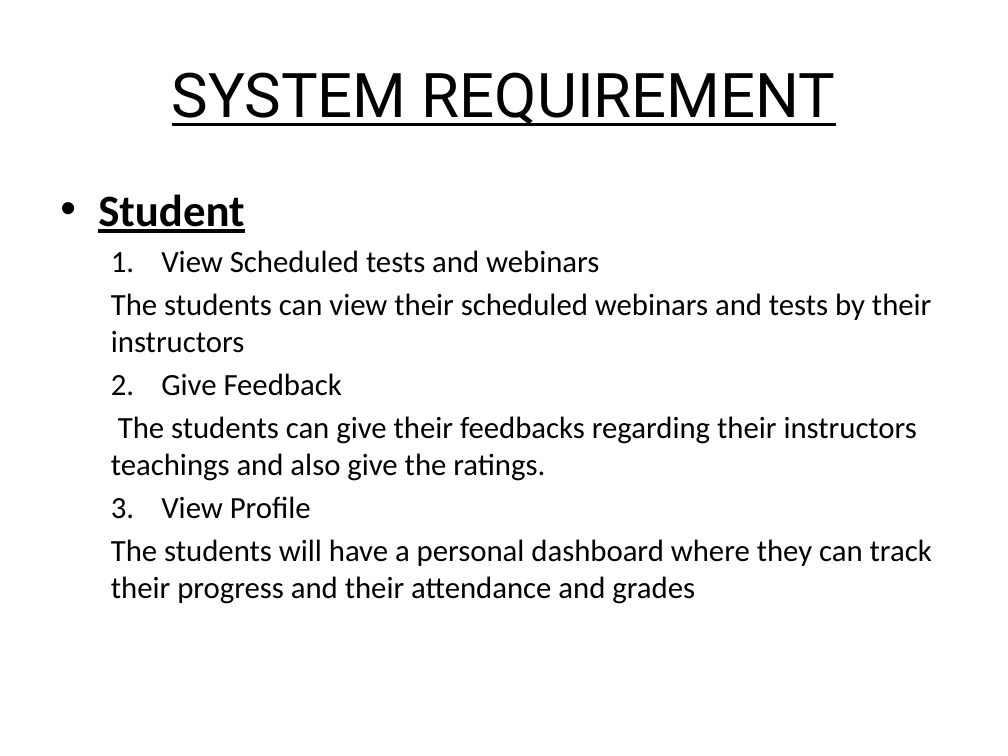
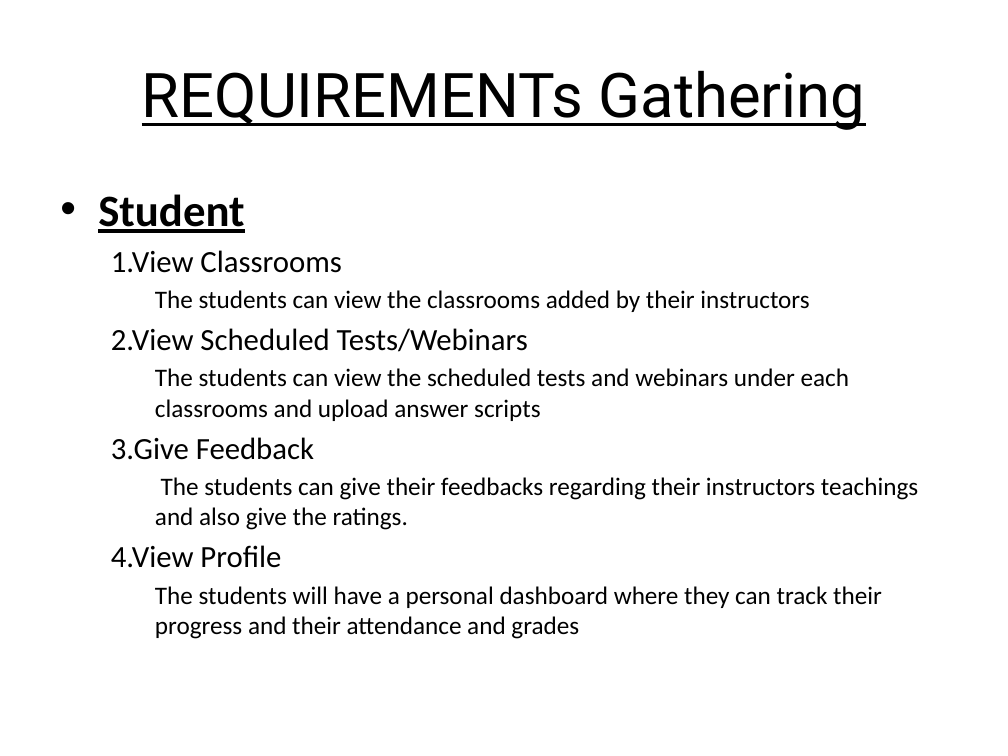
Before and after one commit to Srivathssan-Vijayakumar/SPD_Website, a slide deck: slide 7 of Mentor-Mentee-Portal/SPD Presentation/SPD Presentation.pptx (slide 10 before the commit). Drawn at 1008x756 pixels with LibreOffice and Linux fonts; fonts in the diff are those of the drawing. Boxes give left, top, right and bottom in pixels: in the first picture for what was removed or moved away, otherwise in the second. Text is boxed around its words. In the diff, an @@ line names an element or a change of style, - is before the commit and + after.

```diff
--- a/Mentor-Mentee-Portal/SPD Presentation/SPD Presentation.pptx
+++ b/Mentor-Mentee-Portal/SPD Presentation/SPD Presentation.pptx
@@ title at bbox=[142, 70, 865, 130]: text changed @@
-SYSTEM REQUIREMENT
+REQUIREMENTs Gathering
@@ text at bbox=[111, 250, 849, 460]: text changed; size 22 to 18 pt @@
-  1. View Scheduled tests and webinars
-  The students can view their scheduled webinars and tests by their instructors
-  2. Give Feedback
+  1.View Classrooms
+    The students can view the classrooms added by their instructors
+  2.View Scheduled Tests/Webinars
+    The students can view the scheduled tests and webinars under each classrooms and upload answer scripts
+  3.Give Feedback
@@ text at bbox=[155, 477, 918, 639]: size 22 to 18 pt in "The students can give their feedbacks regarding ...", "The students will have a personal dashboard ..."; list level 2 to 3 in "The students can give their ..."; list level 2 to 3 in "The students will have a ..." @@
@@ text at bbox=[111, 545, 281, 568]: text changed @@
-  3. View Profile
+  4.View Profile
```
Also in this commit, not shown: 4 other slides changed, 30 slides added, 3 slides removed, 1 other file.
